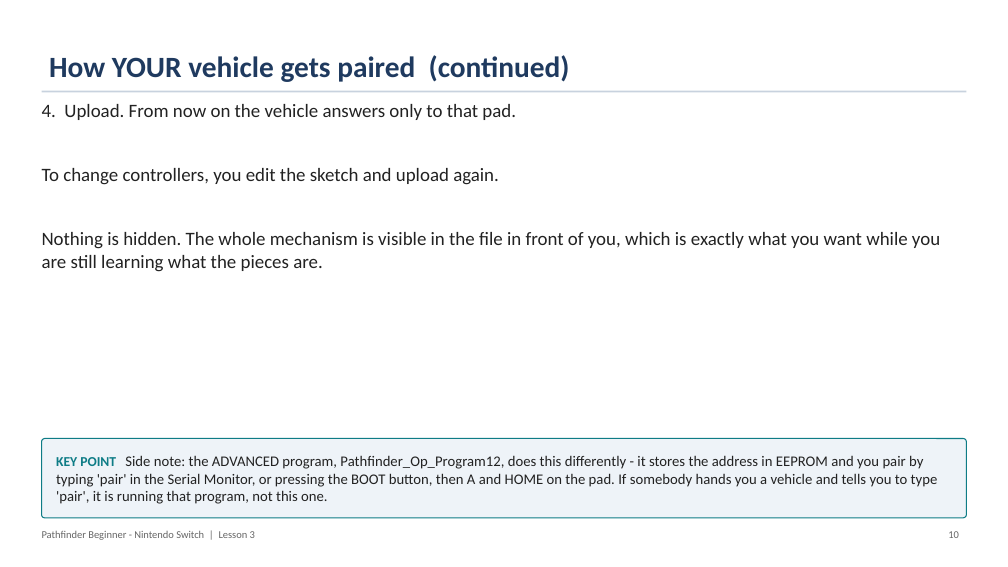
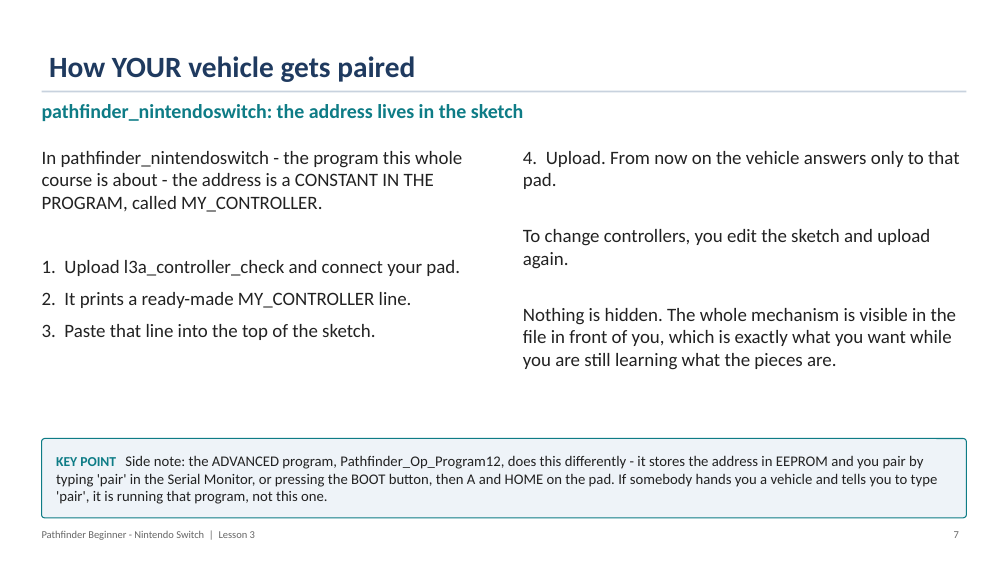
Before and after one commit to PorpoiseRobotics/porpoise-robotics, a slide deck: slide 8 of ground-vehicle/docs/courses/beginner-switch/l3_controller_programming.pptx (slide 11 before the commit). Drawn at 1008x567 pixels with LibreOffice and Linux fonts; fonts in the diff are those of the drawing. Boxes give left, top, right and bottom in pixels: in the first picture for what was removed or moved away, otherwise in the second. Text is boxed around its words. In the diff, an @@ line names an element or a change of style, - is before the commit and + after.

```diff
--- a/ground-vehicle/docs/courses/beginner-switch/l3_controller_programming.pptx
+++ b/ground-vehicle/docs/courses/beginner-switch/l3_controller_programming.pptx
@@ title at bbox=[49, 56, 415, 82]: text changed @@
-How YOUR vehicle gets paired (continued)
+How YOUR vehicle gets paired
@@ text added at bbox=[42, 104, 523, 121], 19 pt, text #0E7C86, bold @@
+pathfinder_nintendoswitch: the address lives in the sketch
@@ text "4. Upload. From now on ...": place and size @@
-text "4. Upload. From now on ..." at bbox=[42, 104, 940, 272]
+text "4. Upload. From now on ..." at bbox=[523, 151, 959, 370]
@@ text "4. Upload. From now on ..." at bbox=[523, 151, 959, 370]: less space between paragraphs @@
@@ text added at bbox=[42, 151, 462, 340], 18 pt, text #222222 @@
+In pathfinder_nintendoswitch - the program this whole course is about - the address is a CONSTANT IN THE PROGRAM, called MY_CONTROLLER.
+1. Upload l3a_controller_check and connect your pad.
+2. It prints a ready-made MY_CONTROLLER line.
+3. Paste that line into the top of the sketch.
@@ text at bbox=[954, 531, 959, 538]: text changed @@
-10
+7
```
Also in this commit, not shown: 26 other slides changed, 7 slides removed, 15 other files.
